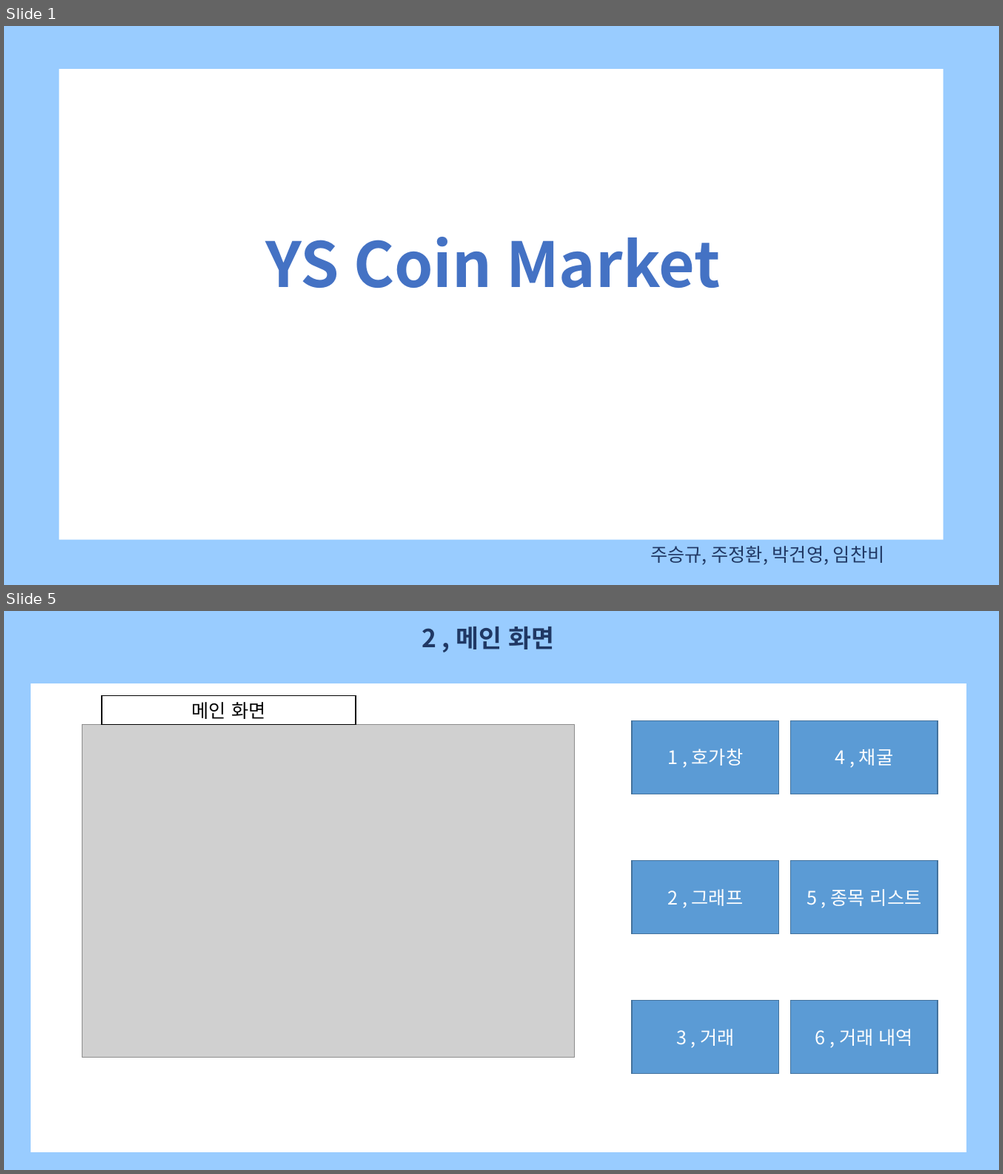
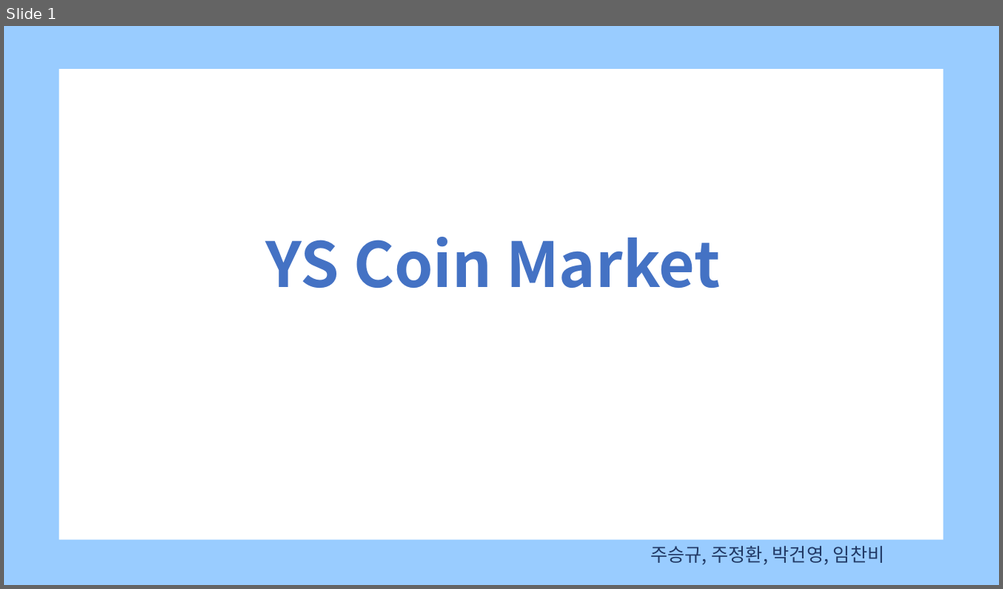
Before and after one commit to JuSeungKyu/ysCoinMarket, a slide deck: 템플릿PPT/YSCOIN_TYPE2.pptx. Shown one above the other, each under a label of ours: slides 1 and 5 before the commit, slide 1 after it; the slides between them are not shown. The pictures are 1003x1174 and 1003x589 pixels, drawn with LibreOffice and Linux fonts; fonts in the diff are those of the drawing; grey boxes stand for pictures. Boxes give left, top, right and bottom in pixels: in the first picture for what was removed or moved away, otherwise in the second. Text is boxed around its words. In the diff, an @@ line names an element or a change of style, - is before the commit and + after.

```diff
--- a/템플릿PPT/YSCOIN_TYPE2.pptx
+++ b/템플릿PPT/YSCOIN_TYPE2.pptx
@@ slide 5 removed at (x1=4, y1=611, x2=999, y2=1170), background #99CCFF @@
@@ text removed at (x1=421, y1=627, x2=555, y2=649) @@
-2 , 메인 화면
@@ rectangle removed at (x1=28, y1=682, x2=969, y2=1155) @@
@@ rectangle removed at (x1=102, y1=696, x2=356, y2=724) @@
-메인 화면
@@ rectangle removed at (x1=632, y1=721, x2=779, y2=794) @@
-1 , 호가창
@@ rectangle removed at (x1=791, y1=721, x2=937, y2=794) @@
-4 , 채굴
@@ picture removed at (x1=82, y1=724, x2=575, y2=1058) @@
@@ rectangle removed at (x1=632, y1=861, x2=779, y2=934) @@
-2 , 그래프
@@ rectangle removed at (x1=791, y1=861, x2=937, y2=934) @@
-5 , 종목 리스트
@@ rectangle removed at (x1=632, y1=1000, x2=779, y2=1073) @@
-3 , 거래
@@ rectangle removed at (x1=791, y1=1000, x2=937, y2=1073) @@
-6 , 거래 내역
```
Also in this commit, not shown: 3 slides added, 6 other slides removed, 3 other files.
